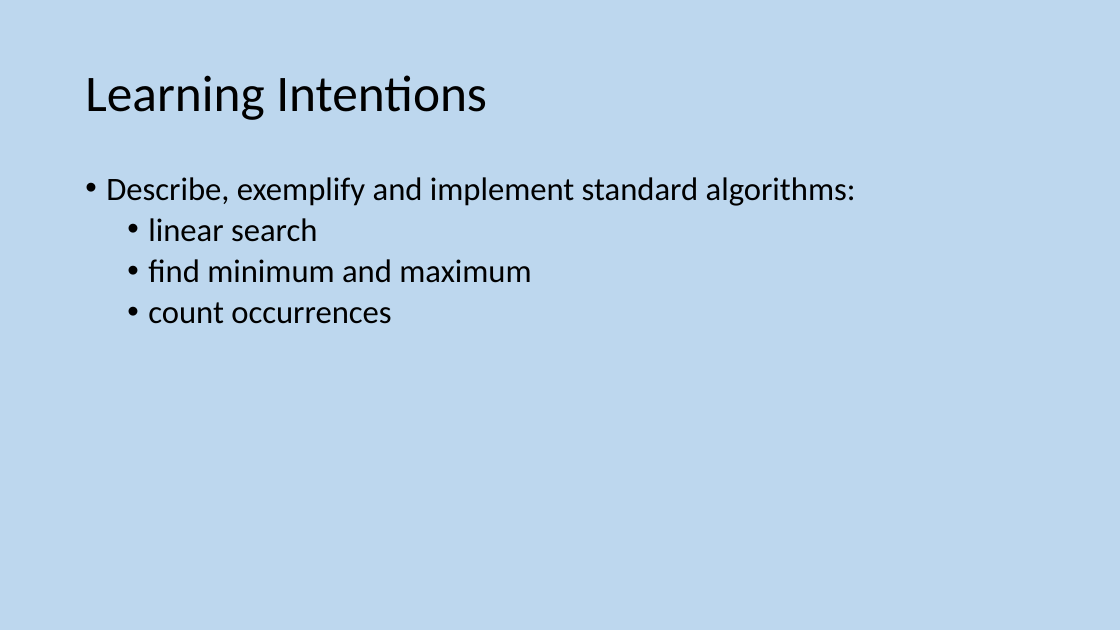
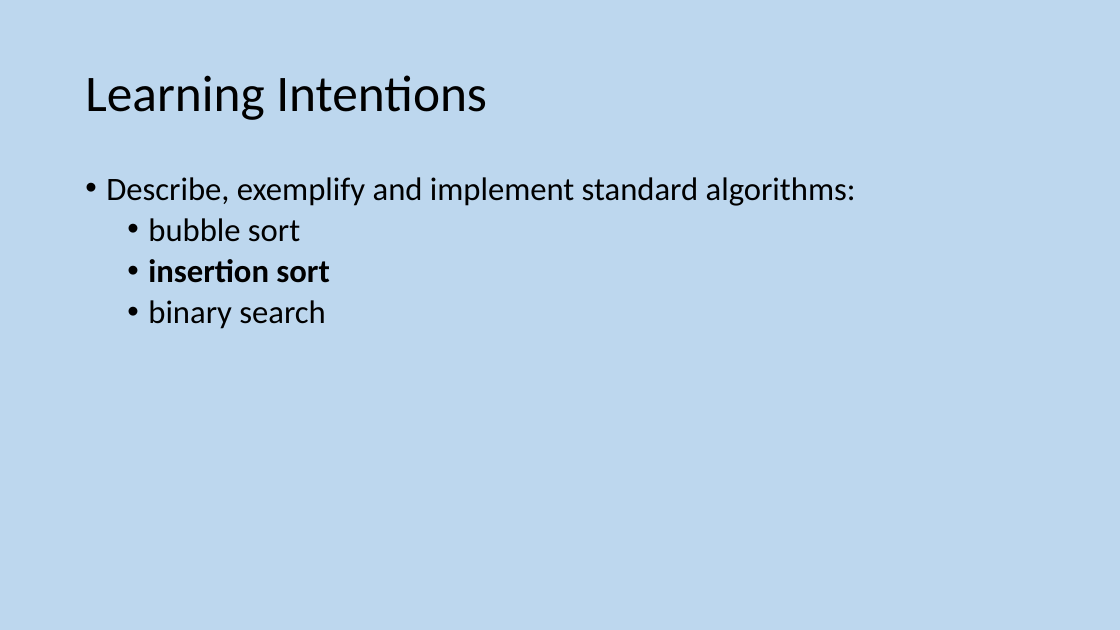
Before and after one commit to MrFriendCS/MrFriendCS.github.io, a slide deck: slide 34 of ah-cs/sdd/AH CS SDD Slides.pptx (slide 29 before the commit). Drawn at 1120x630 pixels with LibreOffice and Linux fonts; fonts in the diff are those of the drawing. Boxes give left, top, right and bottom in pixels: in the first picture for what was removed or moved away, otherwise in the second. Text is boxed around its words. In the diff, an @@ line names an element or a change of style, - is before the commit and + after.

```diff
--- a/ah-cs/sdd/AH CS SDD Slides.pptx
+++ b/ah-cs/sdd/AH CS SDD Slides.pptx
@@ text at (148,218,329,329): text changed @@
-  • linear search
-  • find minimum and maximum
-  • count occurrences
+  • bubble sort
+  • insertion sort
+  • binary search
```
Also in this commit, not shown: 1 other slide changed, 8 slides added, 3 other files.
